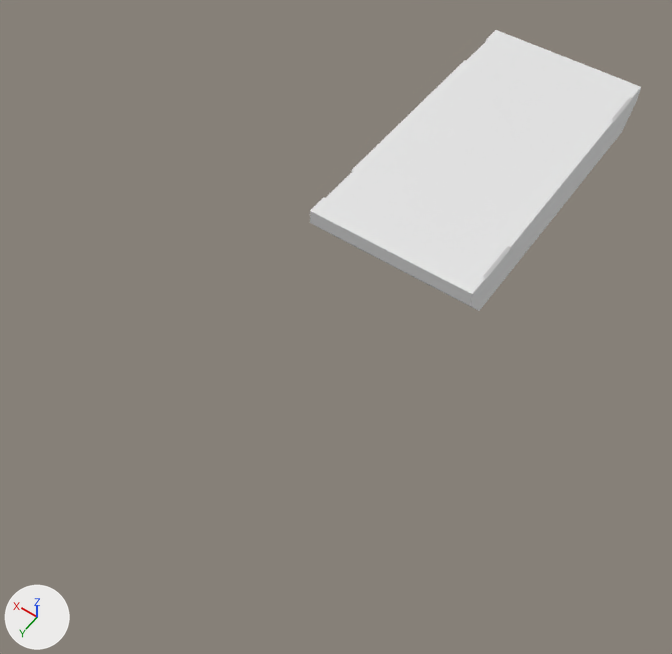
The FBX model Assets/Art/Models/bridge_floor_4x2fbx.fbx as it was, and as the next commit left it.
The view is the same before and after, from a 50 mm camera at (-3.35, 7.61, 7.06) aimed at (0.15, 2.71, -0.64). The axes (+X, +Y, +Z) are drawn at lower left. The lights are the same throughout.
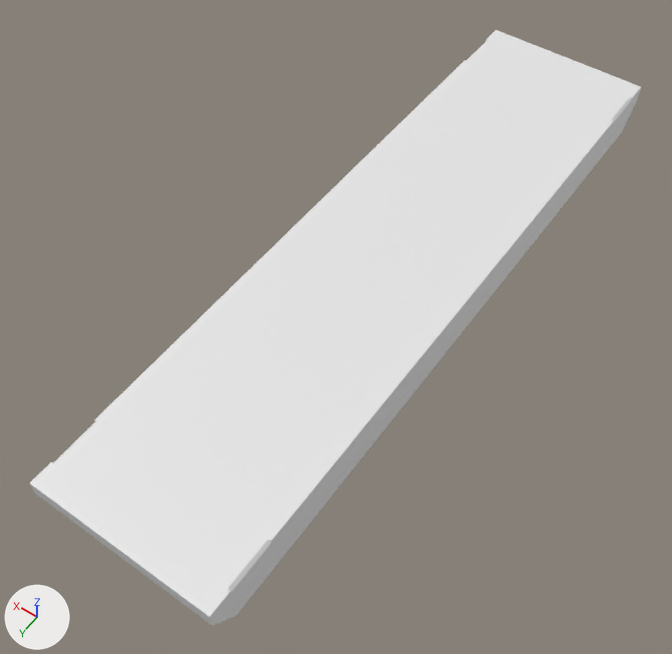
The newer file is also turned or shifted as a whole; pictures and numbers use the older file's frame.

What differs and where, as boxes [x1, y1, x2, y2] in the pictures (672 x 654 px; the box of a moved part takes in the faces that stretch with it):
'Cube.003', reshaped (84% wider, 111% taller): before [310, 30, 641, 311]; after [30, 30, 641, 625]
part 1 of me_cube_013, moved or reshaped: before [310, 167, 513, 311]; after [31, 167, 513, 625]
part 2 of me_cube_013, moved or reshaped: before [310, 170, 511, 311]; after [30, 420, 272, 625]

The change, as a list of edits to the scene's bpy script:
```text
Change me_cube_013:
    where me_cube_013.from_pydata(...)  # 538 vertices, 508 faces; spans x -1.0..1.0, y -2.0..2.0, z 0.48..1.0
    used by ob_cube_003; location = (0.0, 0.0, -1.0)
    me_cube_013 part 1: all 18 vertices in x -1.0..1.0, y 0.0, z 0.48..1.0 are moved by (0.0, 2.0, 0.0)
    me_cube_013 part 2: all 260 vertices in x -1.0..1.0, y 1.22..2.0, z 0.48..1.0 are moved by (0.0, 4.0, 0.0)
```
